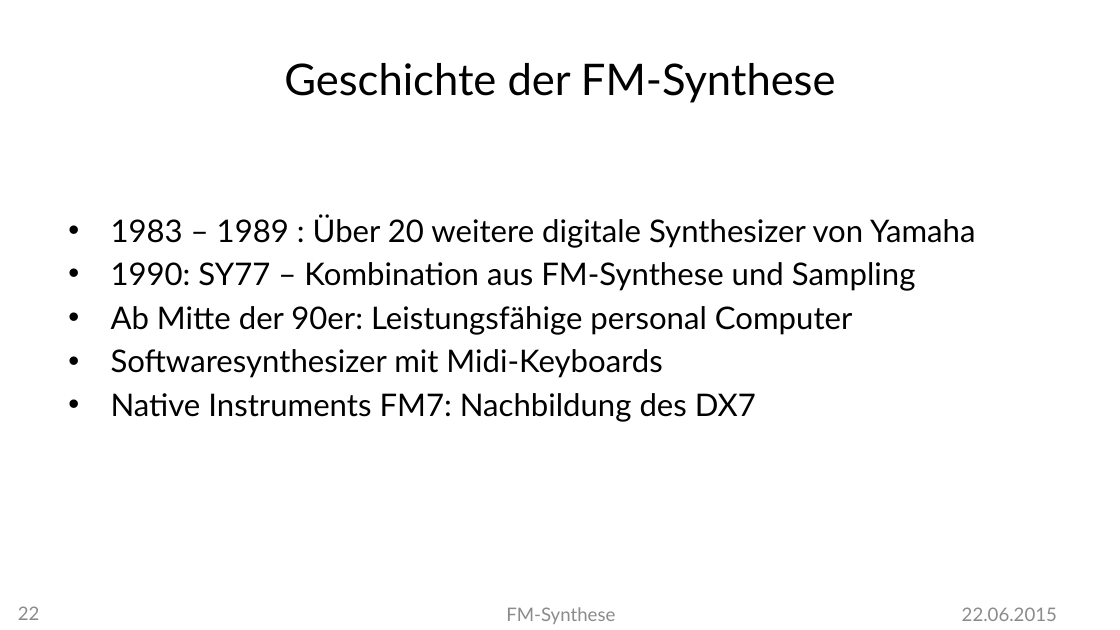
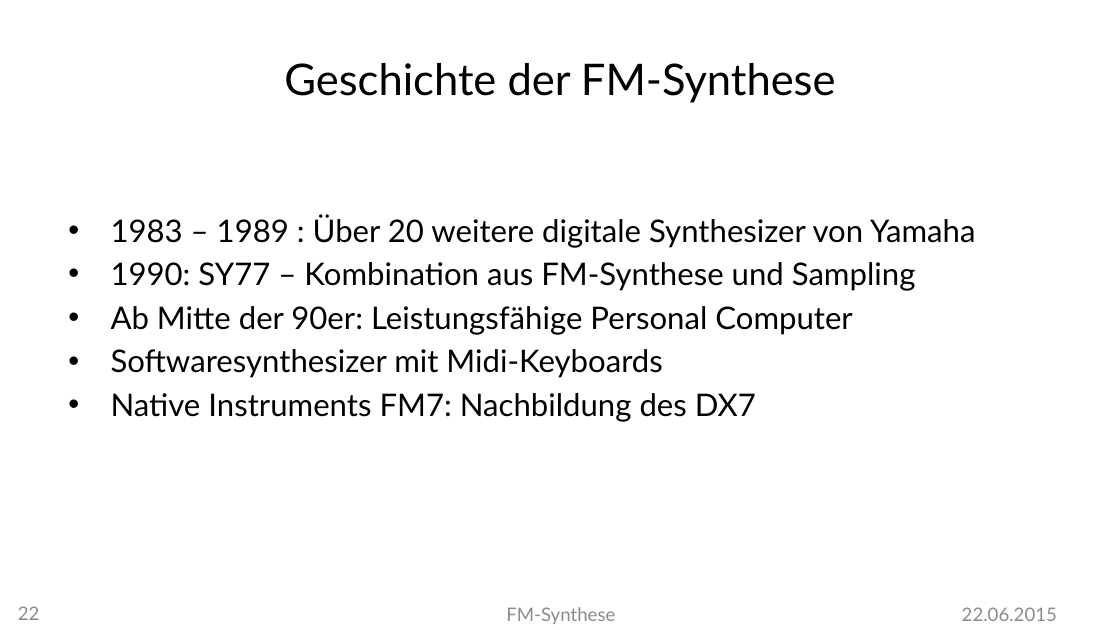
Before and after one commit to MBulli/VSeminar, a slide deck: slide 22 of Praesentation/FMSynthese-Julius.pptx. Drawn at 1120x630 pixels with LibreOffice and Linux fonts; fonts in the diff are those of the drawing; background and template pictures are left out. Boxes give left, top, right and bottom in pixels: in the first picture for what was removed or moved away, otherwise in the second. Text is boxed around its words. In the diff, an @@ line names an element or a change of style, - is before the commit and + after.

```diff
--- a/Praesentation/FMSynthese-Julius.pptx
+++ b/Praesentation/FMSynthese-Julius.pptx
@@ text at (111,306,852,335): text changed @@
-• Ab Mitte der 90er: Leistungsfähige personal Computer
+• Ab Mitte der 90er: Leistungsfähige Personal Computer
```
Also in this commit, not shown: 2 other slides changed, 1 other file.
